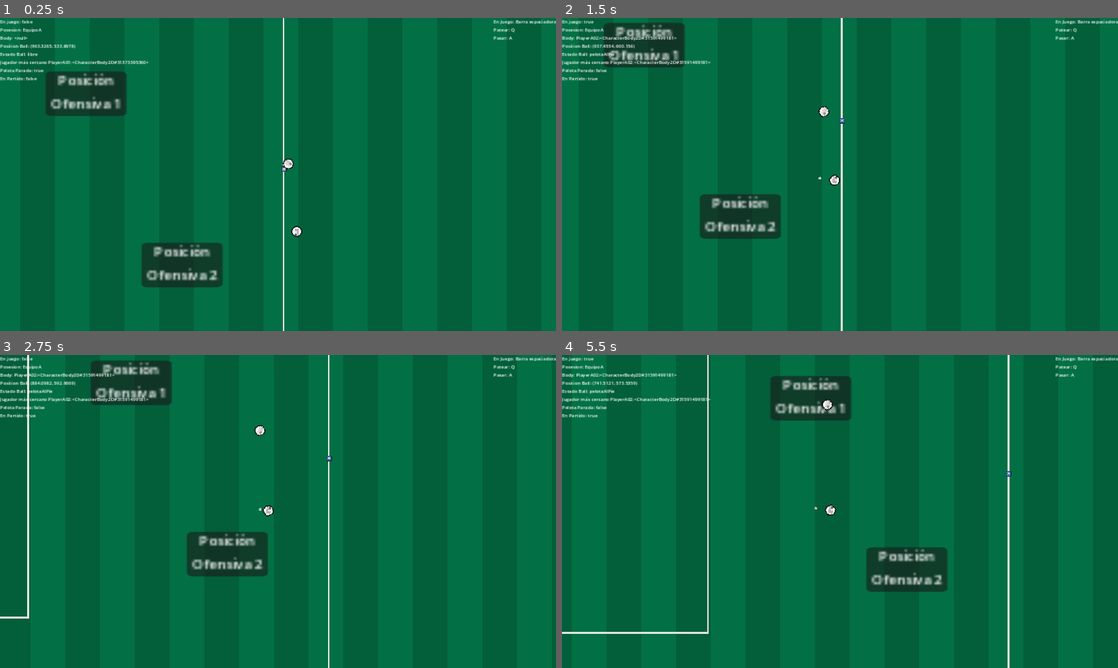
Above: before the commit, frames 1-4 (two rows, left to right).
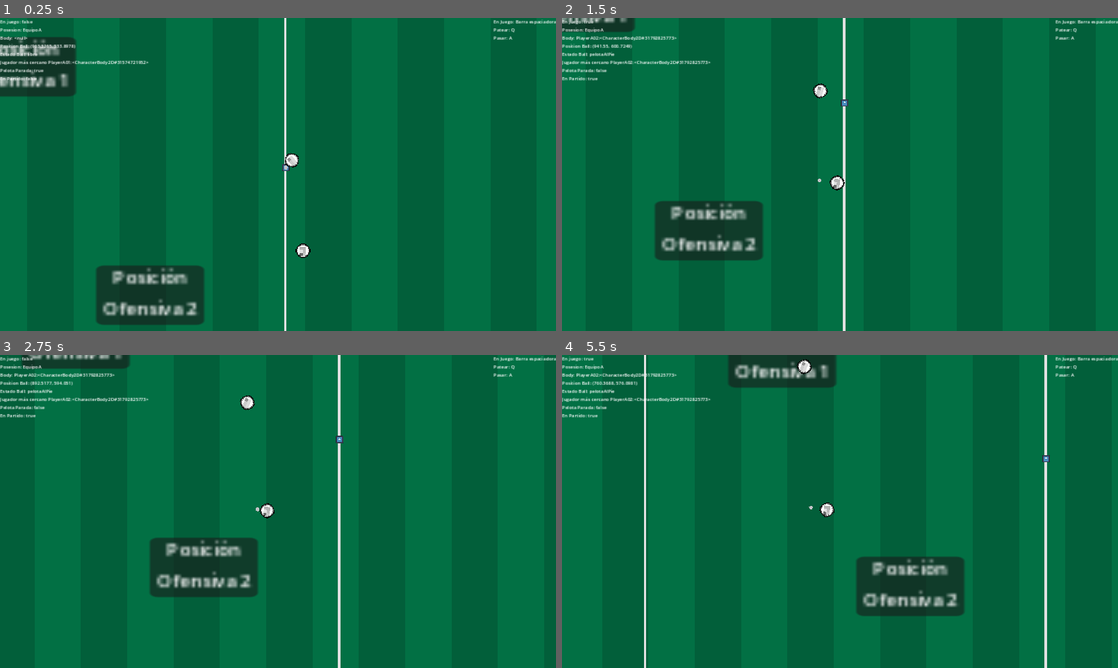
Above: after the commit, the same moments.

Repository: dinamgames/Dinam-Manager
Game: Godot game, scene res://Scenes/match.tscn
Same seed, same stepped clock (60 frames per second), same inputs: the game is played once before the commit and once after it. The engine's default icon, where the game draws it, is replaced by a stand-in: a white triangle on a blue panel in a dark square.
Inputs (mouse positions are in pixels of both pictures, inside the frame that each line leads up to):
- Up to frame 1 (0.25 s): no input
- Up to frame 2 (1.5 s): move the mouse to (962, 158) at 0.52 s; hold Right (ui_right) 0.53-1.28 s; hold Mouse wheel up (ZoomIn) 0.53-1.28 s; move the mouse to (728, 190) at 1.27 s; hold Down (ui_down) from 1.28 s (still down); tap Mouse wheel down (ZoomOut) at 1.35 s
- Up to frame 3 (2.75 s): move the mouse to (333, 442) at 2.02 s; release Down (ui_down) at 2.03 s; hold Right (ui_right) from 2.03 s (still down); tap Space (enJuego) at 2.1 s
- Up to frame 4 (5.5 s): move the mouse to (812, 574) at 2.77 s; release Right (ui_right) at 2.78 s; hold Up (ui_up) 2.78-3.53 s; tap Mouse wheel up (ZoomIn) at 2.85 s; move the mouse to (1006, 558) at 3.52 s; hold Mouse wheel down (ZoomOut) 3.53-4.28 s; hold Left (ui_left) 3.53-5.03 s; move the mouse to (673, 464) at 4.27 s; tap Space (enJuego) at 4.35 s; move the mouse to (867, 511) at 5.02 s; hold Down (ui_down) from 5.03 s (still down); hold Mouse wheel up (ZoomIn) from 5.03 s (still down)

The runs differ from the first frame. In frame 1, 9.2% of the frame differs, in the area x 0-56%, y 0-100%; in frame 2, 7.1%; in frame 3, 7.3%; in frame 4, 8.7%.

Commit message:
Giro suave

Diff:
--- a/Scenes/match.tscn
+++ b/Scenes/match.tscn
@@ -39,7 +39,7 @@
 size = Vector2(4.06773, 82.3464)
 
 [sub_resource type="RectangleShape2D" id="RectangleShape2D_eqyt4"]
-size = Vector2(216.583, 380.429)
+size = Vector2(223.292, 380.429)
 
 [sub_resource type="RectangleShape2D" id="RectangleShape2D_ggkav"]
 size = Vector2(195.382, 355.438)
@@ -94,7 +94,7 @@
 "times": PackedFloat32Array(0),
 "transitions": PackedFloat32Array(1),
 "update": 0,
-"values": [Vector2(9, 0)]
+"values": [Vector2(-9, 0)]
 }
 
 [sub_resource type="Animation" id="Animation_i1erh"]
@@ -111,7 +111,7 @@
 "times": PackedFloat32Array(0, 0.4, 0.8),
 "transitions": PackedFloat32Array(1, 1, 1),
 "update": 0,
-"values": [Vector2(9, 0), Vector2(19, 0), Vector2(9, 0)]
+"values": [Vector2(-9, 0), Vector2(-19, 0), Vector2(-9, 0)]
 }
 
 [sub_resource type="AnimationLibrary" id="AnimationLibrary_12ocg"]
@@ -129,7 +129,7 @@
 radius = 1.7
 
 [sub_resource type="CircleShape2D" id="CircleShape2D_1fvwe"]
-radius = 3.06647
+radius = 2.0223
 
 [node name="Match" type="Node2D" groups=["Match"]]
 script = ExtResource("1_1xabp")
@@ -310,7 +310,7 @@
 collision_mask = 2
 
 [node name="CollisionShape2D" type="CollisionShape2D" parent="Escenario/Arco1/Triggers/AreaDisparo"]
-position = Vector2(106, 9.5)
+position = Vector2(109.354, 9.5)
 shape = SubResource("RectangleShape2D_eqyt4")
 
 [node name="AreaPenal" type="Area2D" parent="Escenario/Arco1/Triggers"]
@@ -537,7 +537,7 @@
 shape = SubResource("CircleShape2D_uls8d")
 
 [node name="ballPie" type="Marker2D" parent="Players/EquipoA/PlayerA01"]
-position = Vector2(9, 0)
+position = Vector2(-9, 0)
 
 [node name="AnimationPlayer" type="AnimationPlayer" parent="Players/EquipoA/PlayerA01"]
 libraries = {
@@ -556,7 +556,7 @@
 shape = SubResource("CircleShape2D_yfuhh")
 
 [node name="RayoLibertad" type="RayCast2D" parent="Players/EquipoA/PlayerA01/Triggers"]
-target_position = Vector2(60, 0)
+target_position = Vector2(-60, 0)
 
 [node name="Personal" type="Node2D" parent="Players/EquipoA/PlayerA01"]
 script = ExtResource("12_ohwlb")
@@ -597,7 +597,7 @@
 shape = SubResource("CircleShape2D_uls8d")
 
 [node name="ballPie" type="Marker2D" parent="Players/EquipoA/PlayerA02"]
-position = Vector2(9, 0)
+position = Vector2(-9, 0)
 
 [node name="AnimationPlayer" type="AnimationPlayer" parent="Players/EquipoA/PlayerA02"]
 libraries = {
@@ -616,7 +616,7 @@
 shape = SubResource("CircleShape2D_yfuhh")
 
 [node name="RayoLibertad" type="RayCast2D" parent="Players/EquipoA/PlayerA02/Triggers"]
-target_position = Vector2(60, 0)
+target_position = Vector2(-60, 0)
 
 [node name="Personal" type="Node2D" parent="Players/EquipoA/PlayerA02"]
 script = ExtResource("14_b8o25")
@@ -636,6 +636,7 @@
 contact_monitor = true
 linear_damp = 0.5
 script = ExtResource("5_k037j")
+weightLerp = 0.3
 
 [node name="Sprite2D" type="Sprite2D" parent="Ball"]
 texture_filter = 3
@@ -653,7 +654,7 @@
 shape = SubResource("CircleShape2D_1fvwe")
 
 [node name="Camera2D" type="Camera2D" parent="Ball"]
-zoom = Vector2(3, 3)
+zoom = Vector2(4, 4)
 limit_left = 0
 limit_top = 0
 limit_right = 1920
@@ -665,4 +666,3 @@
 [connection signal="body_entered" from="Escenario/Arco1/Triggers/AreaDisparo" to="Players/EquipoA" method="_on_area_disparo_body_entered"]
 [connection signal="body_exited" from="Escenario/Arco1/Triggers/AreaDisparo" to="Players/EquipoA" method="_on_area_disparo_body_exited"]
 [connection signal="body_entered" from="Ball/BallArea" to="Ball" method="_on_ball_area_body_entered"]
-[connection signal="body_exited" from="Ball/BallArea" to="Ball" method="_on_ball_area_body_exited"]
--- a/Scripts/Ball.gd
+++ b/Scripts/Ball.gd
@@ -5,6 +5,8 @@
 var bodyPlayer
 var objetivoPelota : Vector2
 var altura : int = 0
+
+@export var weightLerp : float
 
 @onready var Match = get_tree().get_nodes_in_group("Match")[0]
 
@@ -22,7 +24,9 @@
 		"pelotaAlPie":
 			linear_velocity = Vector2.ZERO
 			Match.posesionTeam = bodyPlayer.equipo
-			global_transform.origin = bodyPlayer.ballPie
+			#global_transform.origin = bodyPlayer.ballPie. # ESTO FUNCIONABA, PERO BRUSCO
+			# PROBANDO LERP
+			global_transform.origin = lerp(global_transform.origin, bodyPlayer.ballPie, weightLerp )
 		"pelotaALaMano":
 			pass
 
@@ -44,14 +48,8 @@
 	if body.is_in_group("Player"):
 		bodyPlayer = body
 		if Match.isPelotaParada == true:
+			estadosPelota = "pelotaAlPie"
 			bodyPlayer.Pasar()
 			Match.isPelotaParada = false
 		else:
 			estadosPelota = "pelotaAlPie"
-
-
-func _on_ball_area_body_exited(_body):
-	pass
-	#if body.is_in_group("Player"):
-	#	estadosPelota = "libre"
-	#	bodyPlayer = null
--- a/Scripts/Player.gd
+++ b/Scripts/Player.gd
@@ -1,6 +1,6 @@
 extends CharacterBody2D
 
-const SPEED = 50
+const SPEED = 50 # Era 50
 
 @export var speedBall : float
 
@@ -16,8 +16,7 @@
 var rayoLibertad : bool = false
 var playerCercano
 var pateando : bool = false
-# Se utiliza para que deje de mirar al objetivo y
-# mire al destino de la pelota
+var weight : float = 0.1
 
 
 @onready var Ball = get_tree().get_nodes_in_group("Ball")[0]
@@ -38,7 +37,7 @@
 
 	if objetivo:
 		if pateando == false:
-			look_at(objetivo)
+			Girar(objetivo)
 		var dis_obj = global_transform.origin.distance_to(objetivo)
 		if dis_obj > 3:
 			Desplazamiento()
@@ -51,11 +50,12 @@
 
 func Pasar():
 	var destinoPase = equipo_a.DestinoPase()
-	Patear(destinoPase)
+	if Ball.estadosPelota == "pelotaAlPie":
+		Patear(destinoPase)
 
 func Patear(destino):
 	pateando = true
-	look_at(destino)
+	Girar(objetivo)
 	Ball.Patear(destino, speedBall)
 	Ball.estadosPelota = "libre"
 	pateando = false
@@ -63,6 +63,7 @@
 
 func Conducir():
 	objetivo = objetivoConducir
+	Girar(objetivo)
 	if velocity != Vector2.ZERO:
 		$AnimationPlayer.play("conduccion")
 	else:
@@ -74,6 +75,12 @@
 	direccion = direccion.normalized()
 	velocity = direccion * SPEED
 	move_and_slide()
+
+
+func Girar(destino):
+	var origen = global_transform.origin
+	var angulo_destino = (origen - destino).normalized().angle()
+	rotation = lerp_angle(rotation, angulo_destino, weight)
 
 
 func MovManual():
